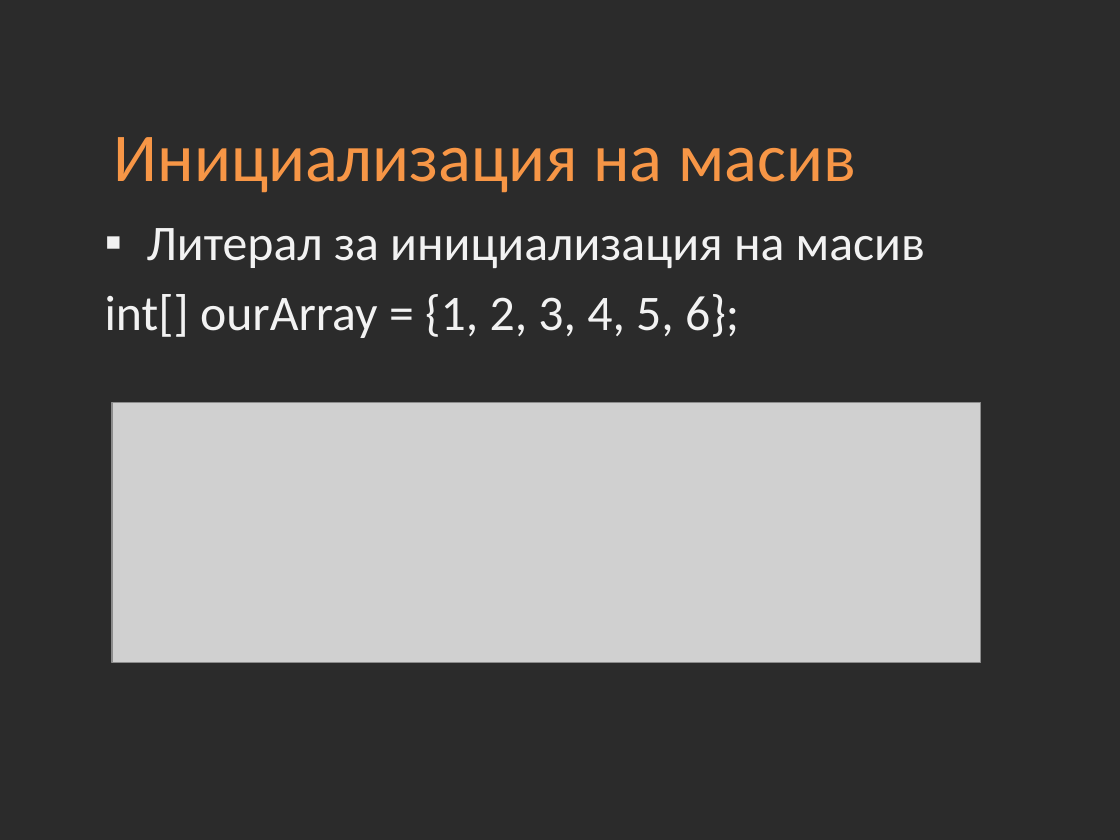
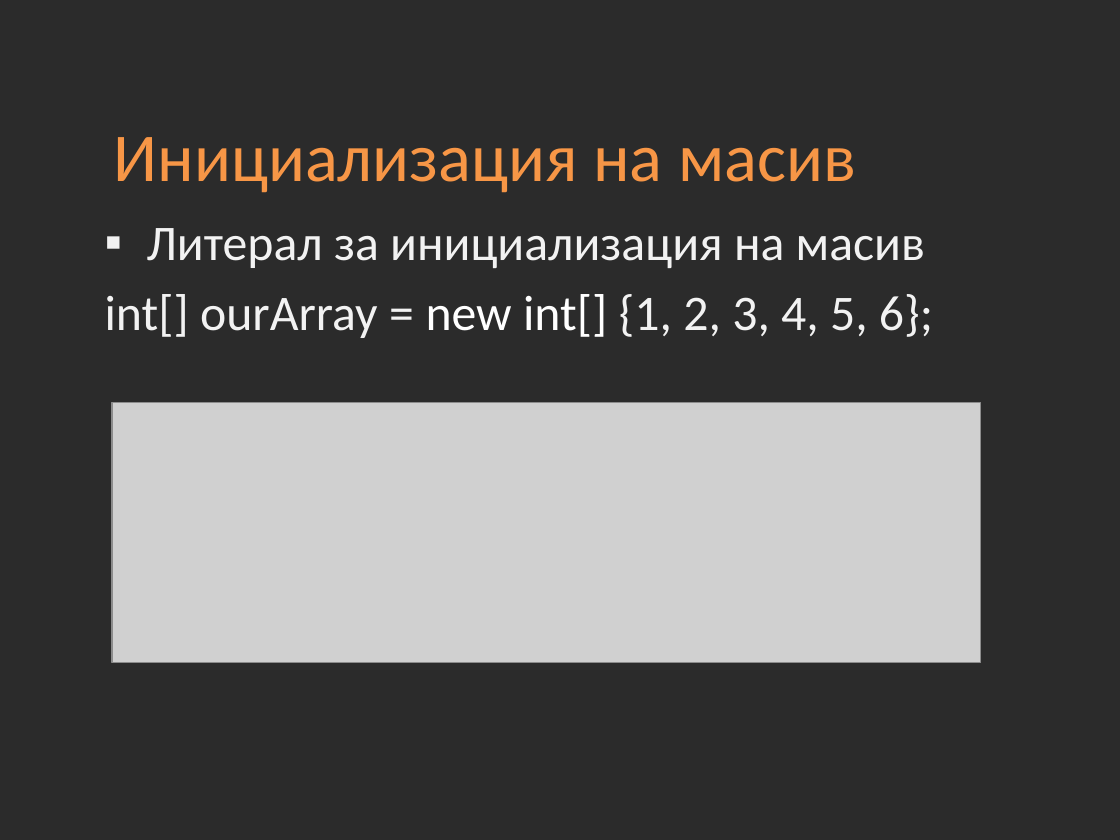
Before and after one commit to Academy-Soft-Intellect/Programming-Introduction-Course, a slide deck: slide 6 of 07-Arrays.pptx. Drawn at 1120x840 pixels with LibreOffice and Linux fonts; fonts in the diff are those of the drawing; grey boxes stand for pictures; background and template pictures are left out; a plain dark background stands for a picture behind light text. Boxes give left, top, right and bottom in pixels: in the first picture for what was removed or moved away, otherwise in the second. Text is boxed around its words. In the diff, an @@ line names an element or a change of style, - is before the commit and + after.

```diff
--- a/07-Arrays.pptx
+++ b/07-Arrays.pptx
@@ text at <box>105,294,933,338</box>: text changed @@
-int[] ourArray = {1, 2, 3, 4, 5, 6};
+int[] ourArray = new int[] {1, 2, 3, 4, 5, 6};
```
Also in this commit, not shown: 5 other slides changed, 30 other files.
